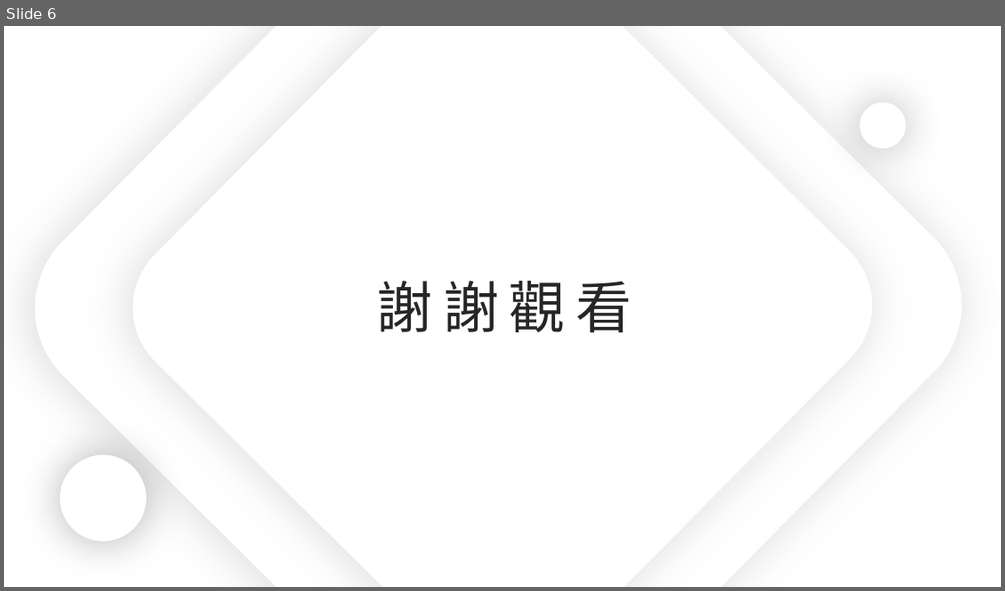
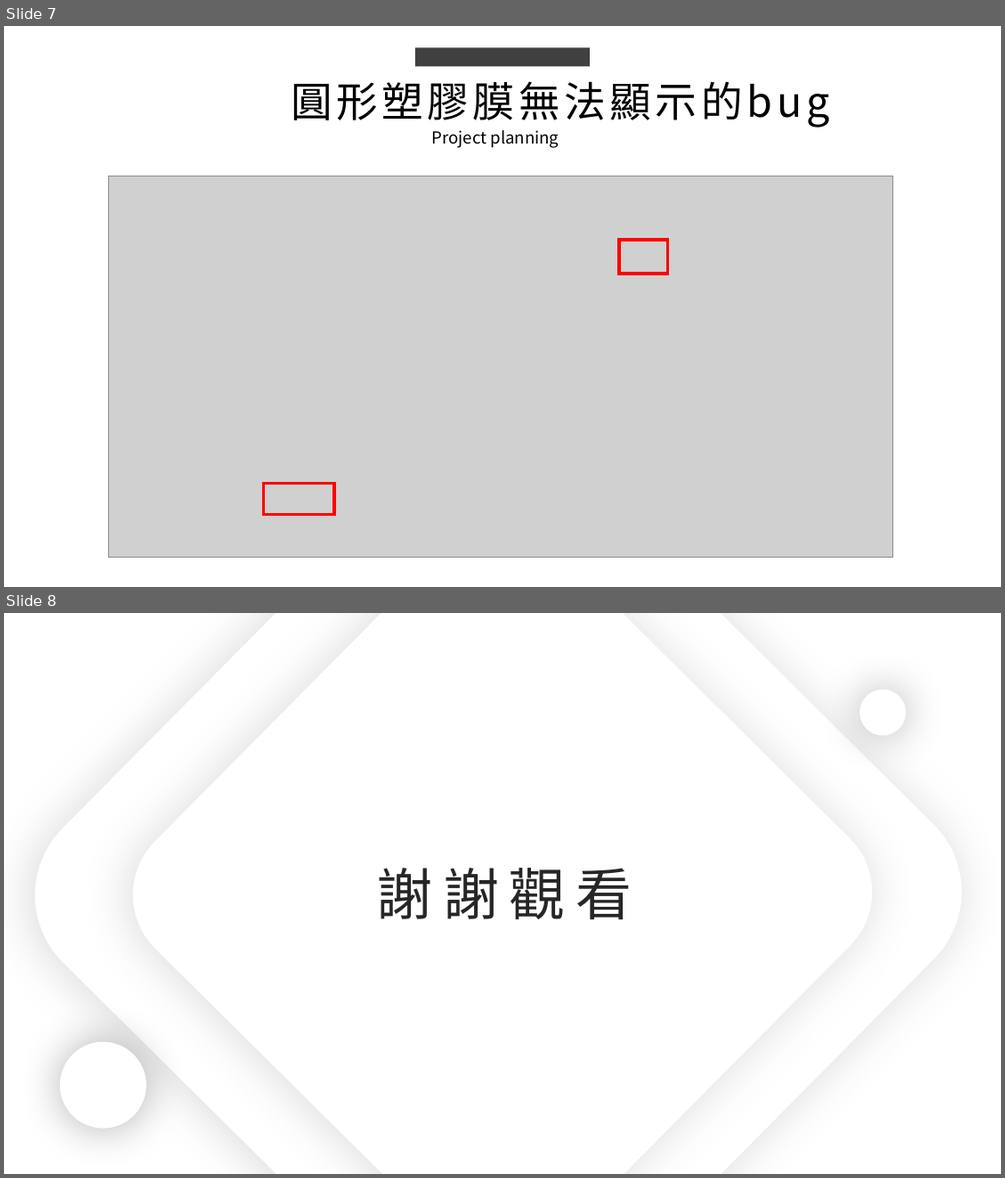
Before and after one commit to king637324/KnowledgeGreenhouseSystem, a slide deck: 工作日報_葉柏漢/2021.10/2021.10.18(加班)_2021.10.19工作日報_葉柏漢.pptx. Shown one above the other, each under a label of ours: slide 6 before the commit, slides 7 and 8 after it. The pictures are 1005x591 and 1005x1178 pixels, drawn with LibreOffice and Linux fonts; fonts in the diff are those of the drawing; grey boxes stand for pictures. Boxes give left, top, right and bottom in pixels: in the first picture for what was removed or moved away, otherwise in the second. Text is boxed around its words. In the diff, an @@ line names an element or a change of style, - is before the commit and + after.

```diff
--- a/工作日報_葉柏漢/2021.10/2021.10.18(加班)_2021.10.19工作日報_葉柏漢.pptx
+++ b/工作日報_葉柏漢/2021.10/2021.10.18(加班)_2021.10.19工作日報_葉柏漢.pptx
@@ slide 7 added at (4,26,1001,587), background #FFFFFF @@
@@ rectangle added at (415,47,590,66), fill #404040 @@
@@ text added at (291,81,830,127), 40 pt, text #000000 @@
+圓形塑膠膜無法顯示的bug
@@ text added at (432,130,558,148), 16 pt, text #000000 @@
+Project planning
@@ picture added at (108,176,892,557) @@
@@ rectangle added at (619,240,668,273), outline #FF0000 3 pt @@
@@ rectangle added at (264,483,334,515), outline #FF0000 3 pt @@
@@ what was slide 6 is now slide 8 @@
```
Also in this commit, not shown: 1 slide changed, 1 other slide added, 4 other files.
